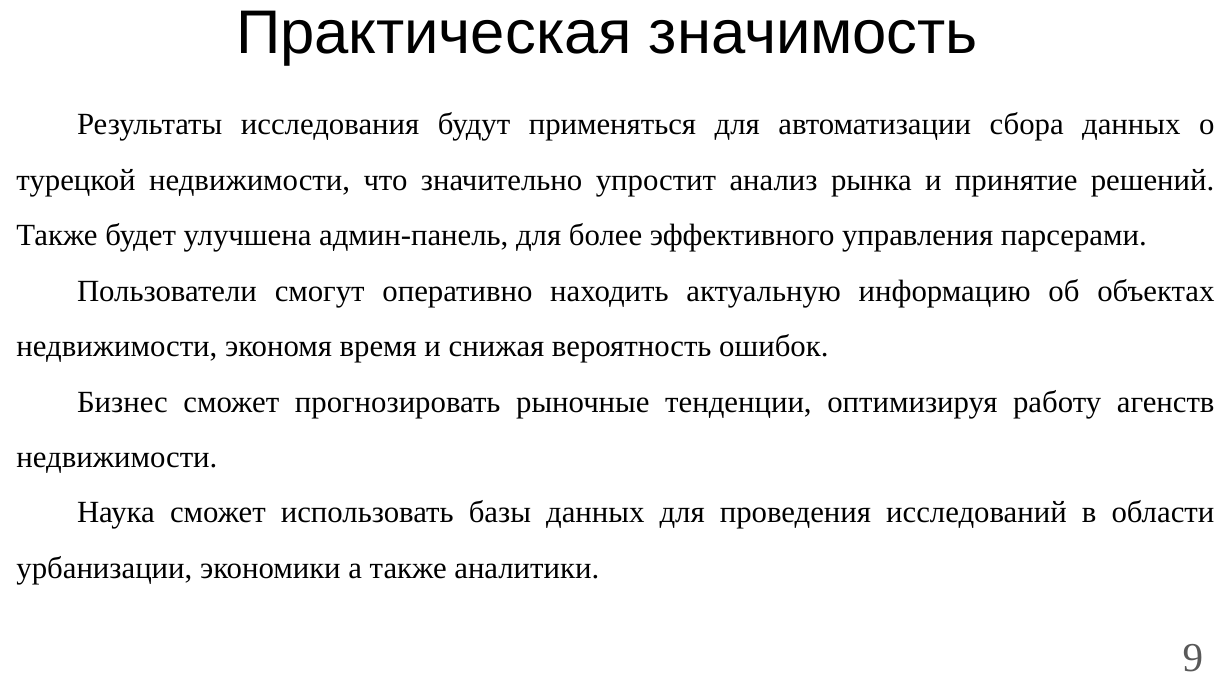
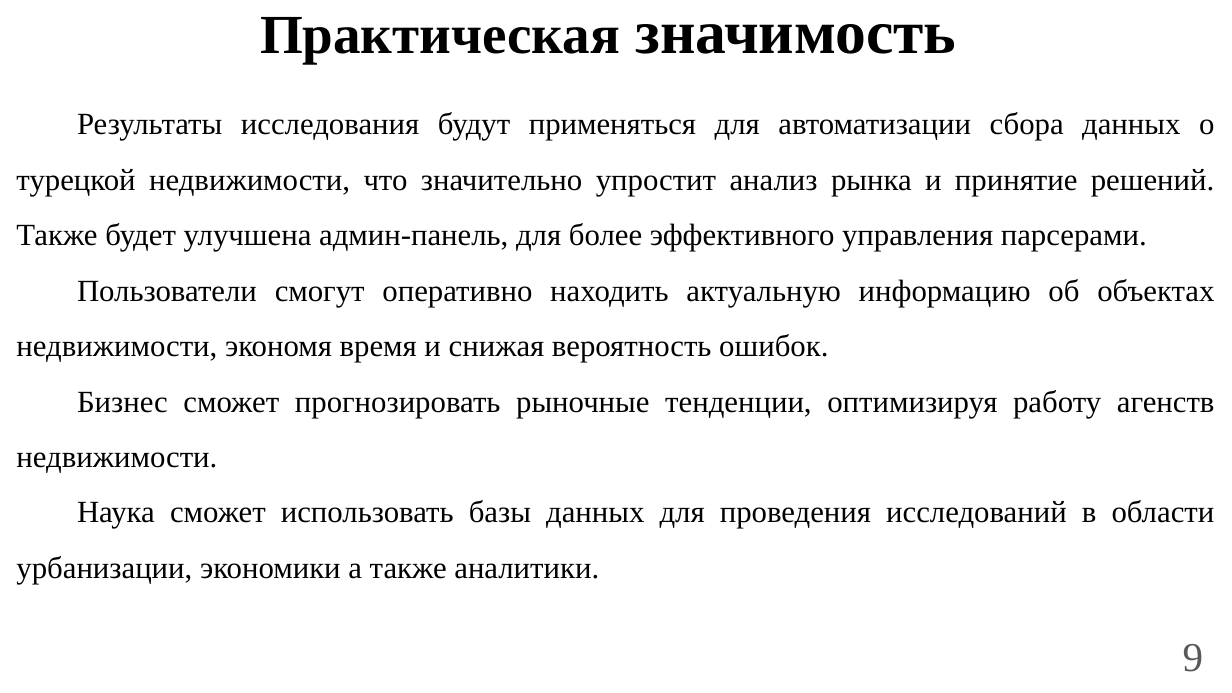
Before and after one commit to OkejoTM/Diploma, a slide deck: slide 8 of Presentation.pptx (slide 9 before the commit). Drawn at 1232x693 pixels with LibreOffice and Linux fonts; fonts in the diff are those of the drawing. Boxes give left, top, right and bottom in pixels: in the first picture for what was removed or moved away, otherwise in the second. Text is boxed around its words. In the diff, an @@ line names an element or a change of style, - is before the commit and + after.

```diff
--- a/Presentation.pptx
+++ b/Presentation.pptx
@@ title "Практическая значимость" at (260, 17, 957, 63): size 36 to 32.2 pt in "Практическая"; font Arial to Times New Roman, bold on @@
```
Also in this commit, not shown: 6 other slides changed, 6 slides added, 1 slide removed, 9 other files.
